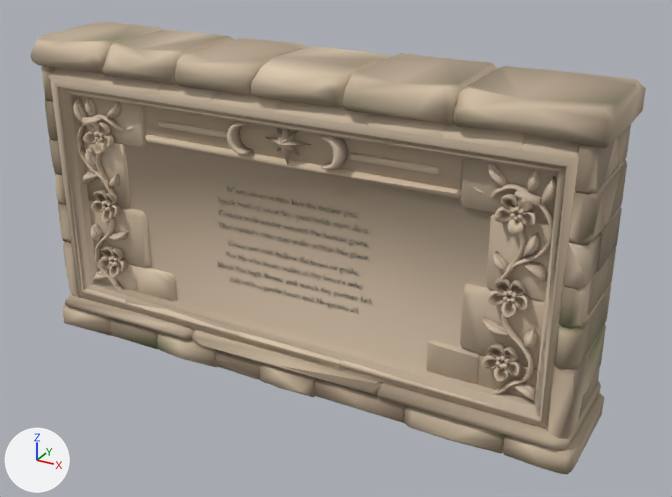
The glTF model world/assets/models/inscriptions/site3-wall-exposed.glb: old version first, new version second.
Before and after are seen from a 50 mm camera at (2.48, -4.18, 2.86) aimed at (0.17, 0.02, 0.76). Every picture has the same lights, and +X, +Y and +Z are marked at lower left. The picture after the commit comes second. Vertices at exactly the same position are counted once.

The first picture shows 'Monument_site3'.
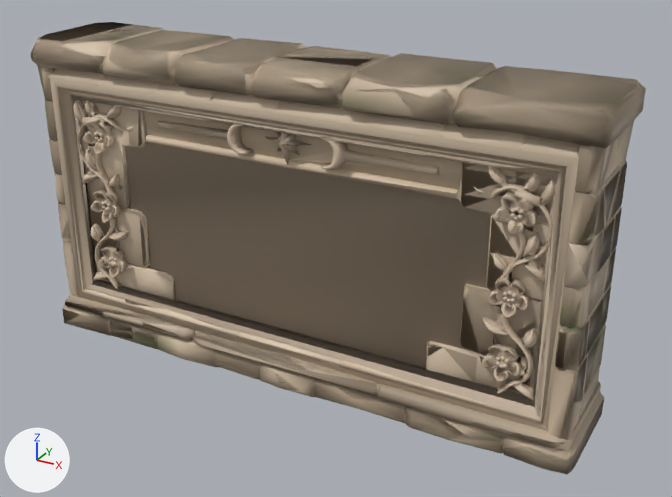
Where the change shows, as pixel boxes [x1, y1, x2, y2] in the pictures (672 x 497 px):
'lod_near', added (brown)
    after: [37, 44, 627, 460]
'lod_far', added
    after: [37, 28, 635, 453]
part 1 of me_monument_site3_mesh, deleted
    before: [218, 186, 373, 314]
part 2 of me_monument_site3_mesh, recoloured (darker)
    both: [30, 22, 646, 474]

Edits to the bpy script that builds the scene:
```text
Add mat_defaultmaterial:
    mat_defaultmaterial = bpy.data.materials.new('DefaultMaterial')
    mat_defaultmaterial.use_nodes = True; mat_defaultmaterial.node_tree.nodes.clear()
    _N = mat_defaultmaterial.node_tree.nodes; _L = mat_defaultmaterial.node_tree.links
    n0 = _N.new('ShaderNodeOutputMaterial'); n0.name = 'Material Output'
    n1 = _N.new('ShaderNodeBsdfPrincipled'); n1.name = 'Principled BSDF'
    n2 = _N.new('ShaderNodeVertexColor'); n2.name = 'Color Attribute'
    _L.new(n1.outputs[0], n0.inputs[0])  # 'BSDF' to 'Surface'
    _L.new(n2.outputs[0], n1.inputs[0])  # 'Color' to 'Base Color'
Add mat_defaultmaterial_002:
    mat_defaultmaterial_002 = bpy.data.materials.new('DefaultMaterial.002')
    mat_defaultmaterial_002.use_nodes = True; mat_defaultmaterial_002.node_tree.nodes.clear()
    _N = mat_defaultmaterial_002.node_tree.nodes; _L = mat_defaultmaterial_002.node_tree.links
    n0 = _N.new('ShaderNodeOutputMaterial'); n0.name = 'Material Output'
    n1 = _N.new('ShaderNodeBsdfPrincipled'); n1.name = 'Principled BSDF'
    n2 = _N.new('ShaderNodeVertexColor'); n2.name = 'Color Attribute'
    _L.new(n1.outputs[0], n0.inputs[0])  # 'BSDF' to 'Surface'
    _L.new(n2.outputs[0], n1.inputs[0])  # 'Color' to 'Base Color'
Add mat_defaultmaterial_001:
    mat_defaultmaterial_001 = bpy.data.materials.new('DefaultMaterial.001')
    mat_defaultmaterial_001.use_nodes = True; mat_defaultmaterial_001.node_tree.nodes.clear()
    _N = mat_defaultmaterial_001.node_tree.nodes; _L = mat_defaultmaterial_001.node_tree.links
    n0 = _N.new('ShaderNodeOutputMaterial'); n0.name = 'Material Output'
    n1 = _N.new('ShaderNodeBsdfPrincipled'); n1.name = 'Principled BSDF'
    n2 = _N.new('ShaderNodeVertexColor'); n2.name = 'Color Attribute'
    _L.new(n1.outputs[0], n0.inputs[0])  # 'BSDF' to 'Surface'
    _L.new(n2.outputs[0], n1.inputs[0])  # 'Color' to 'Base Color'
Change me_monument_site3_mesh:
    used by ob_monument_site3; location = (0.0, 0.0, 0.0)
    remove me_monument_site3_mesh.from_pydata(...)  # 40925 vertices, 54824 faces; spans x -1.67..1.67, y -0.34..0.34, z -0.04..1.83
    add me_monument_site3_mesh.from_pydata(...)  # 20026 vertices, 34728 faces; spans x -1.67..1.67, y -0.34..0.34, z -0.04..1.83
    me_monument_site3_mesh part 1: 628 loose pieces with 20884 vertices, spanning x -0.51..0.51, y -0.18, z 0.49..1.09, are deleted
    me_monument_site3_mesh part 2: 33862 faces spanning x -1.67..1.67, y -0.34..0.34, z -0.04..1.83 switch from mat_mat_monument_vertexbaked to mat_defaultmaterial
    other edits to the shape of me_monument_site3_mesh do not show in these pictures
Add me_lod_far_mesh:
    me_lod_far_mesh.from_pydata(...)  # 1271 vertices, 2829 faces; spans x -1.67..1.67, y -0.34..0.34, z -0.04..1.83
    me_lod_far_mesh.materials.append(mat_defaultmaterial_002)
Add me_lod_near_mesh:
    me_lod_near_mesh.from_pydata(...)  # 3153 vertices, 6972 faces; spans x -1.67..1.67, y -0.34..0.34, z -0.04..1.83
    me_lod_near_mesh.materials.append(mat_defaultmaterial_001)
Add ob_lod_far:
    ob_lod_far = bpy.data.objects.new('lod_far', me_lod_far_mesh)
    ob_lod_far.location = (0.0, 0.0, 0.0)
Add ob_lod_near:
    ob_lod_near = bpy.data.objects.new('lod_near', me_lod_near_mesh)
    ob_lod_near.location = (0.0, 0.0, 0.0)
```
